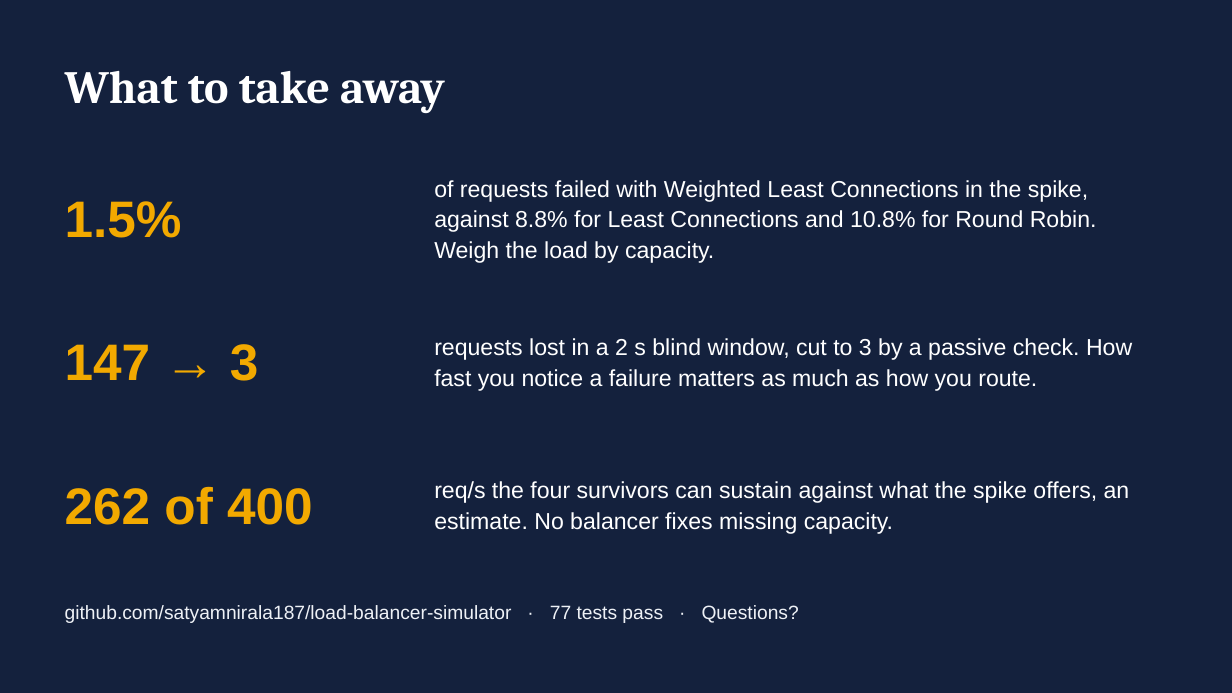
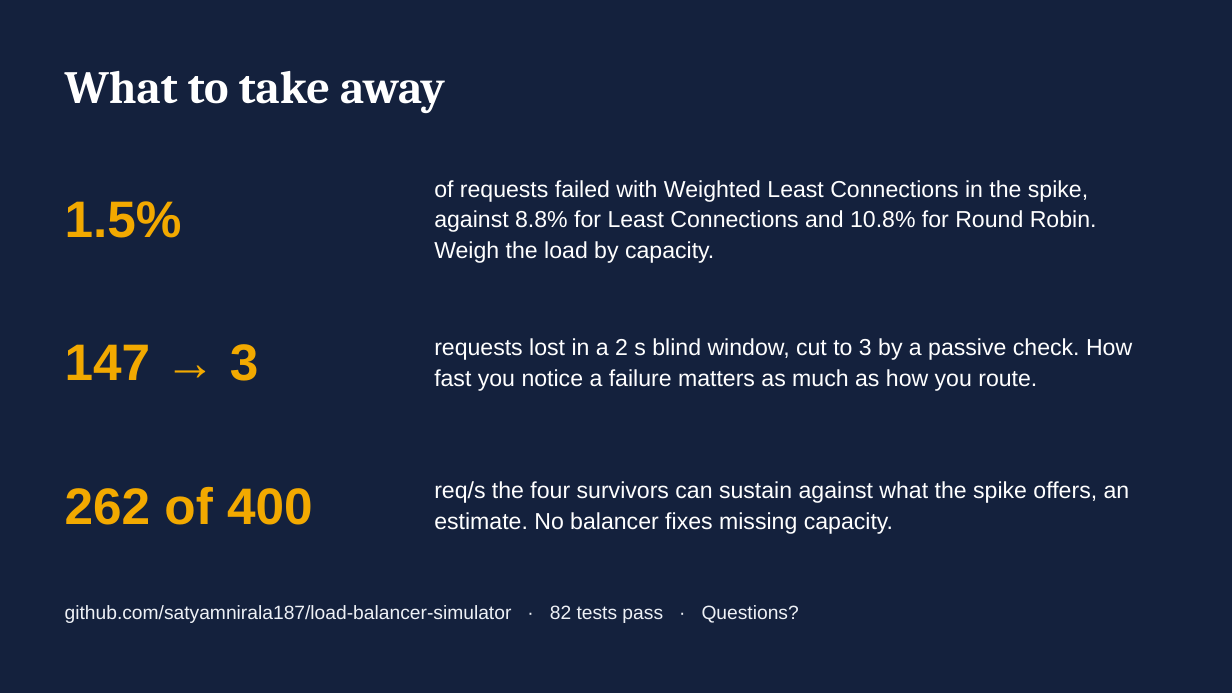
Before and after one commit to satyamnirala187/load-balancer-simulator, a slide deck: slide 10 of slides/RailDhaara_LoadBalancer.pptx. Drawn at 1232x693 pixels with LibreOffice and Linux fonts; fonts in the diff are those of the drawing. Boxes give left, top, right and bottom in pixels: in the first picture for what was removed or moved away, otherwise in the second. Text is boxed around its words. In the diff, an @@ line names an element or a change of style, - is before the commit and + after.

```diff
--- a/slides/RailDhaara_LoadBalancer.pptx
+++ b/slides/RailDhaara_LoadBalancer.pptx
@@ text at (65,605,799,623): text changed @@
-github.com/satyamnirala187/load-balancer-simulator · 77 tests pass · Questions?
+github.com/satyamnirala187/load-balancer-simulator · 82 tests pass · Questions?
```
Also in this commit, not shown: 4 other files.
